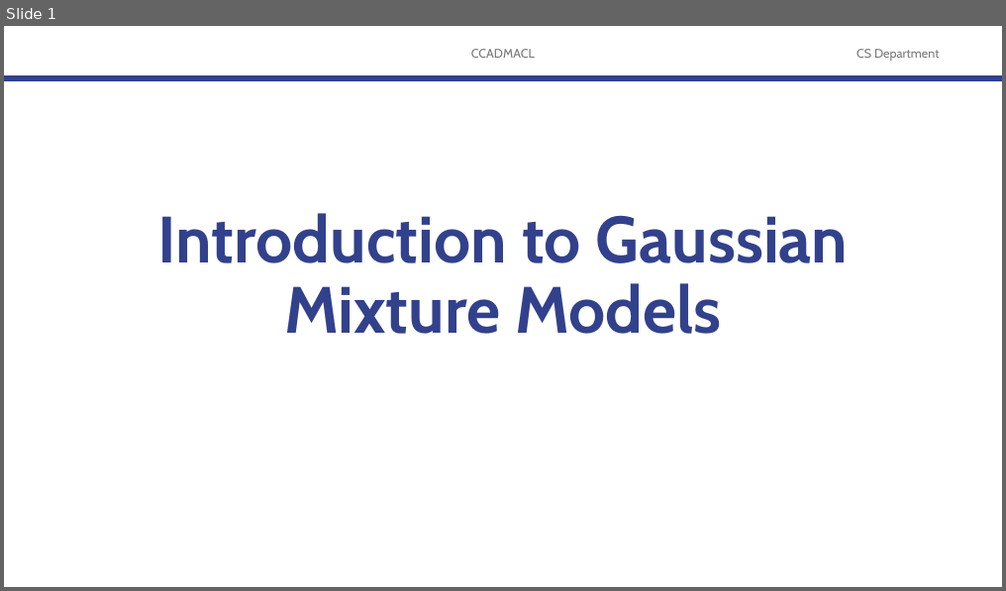
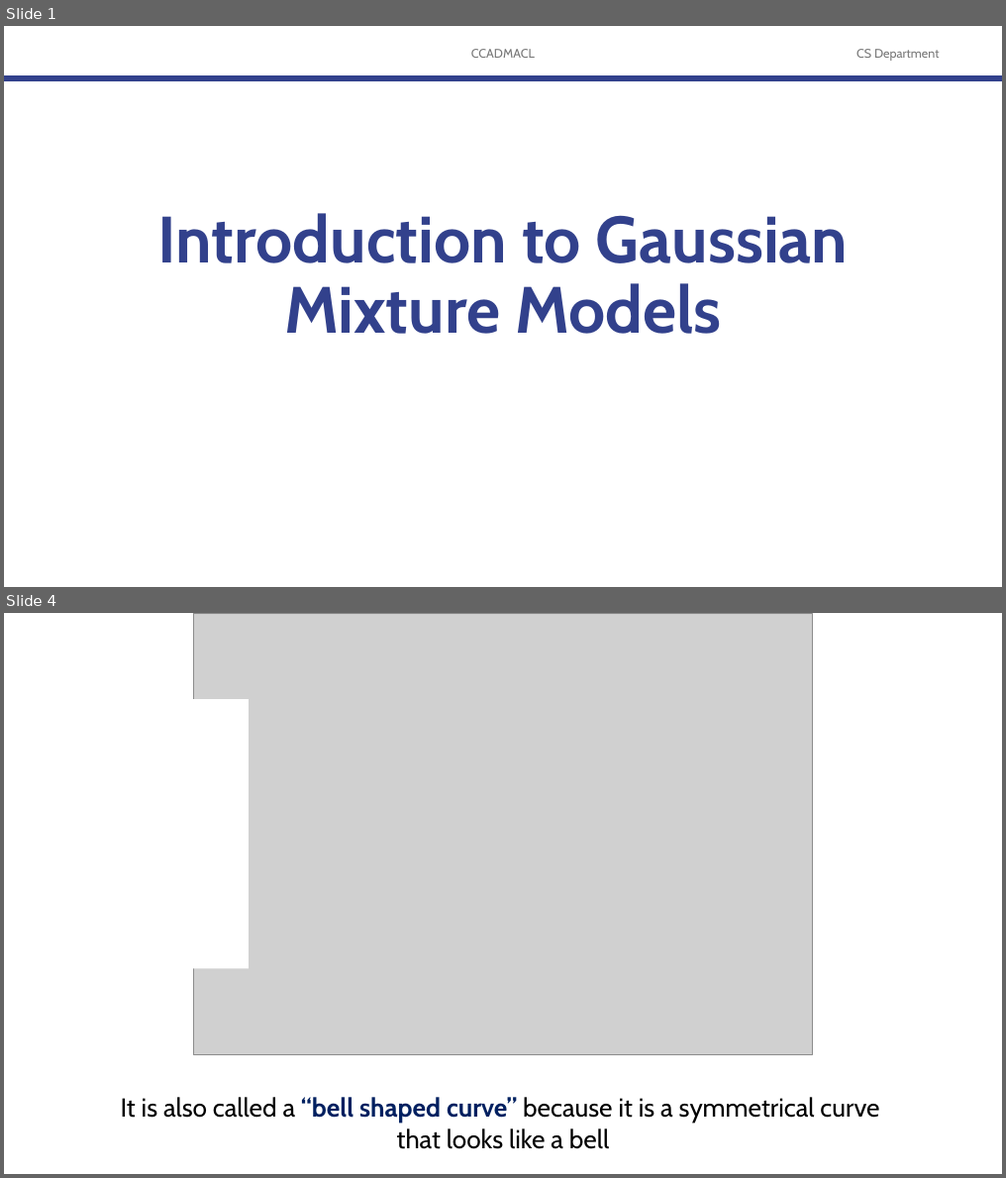
Before and after one commit to robitussin/CCADMACL, a slide deck: 8 - Gaussian Mixture Models/Introduction to Gaussian Mixture Models.pptx. Shown one above the other, each under a label of ours: slide 1 before the commit, slides 1 and 4 after it; the slides between them are not shown. The pictures are 1006x591 and 1006x1178 pixels, drawn with LibreOffice and Linux fonts; fonts in the diff are those of the drawing; grey boxes stand for pictures; background and template pictures are left out. Boxes give left, top, right and bottom in pixels: in the first picture for what was removed or moved away, otherwise in the second. Text is boxed around its words. In the diff, an @@ line names an element or a change of style, - is before the commit and + after.

```diff
--- a/8 - Gaussian Mixture Models/Introduction to Gaussian Mixture Models.pptx
+++ b/8 - Gaussian Mixture Models/Introduction to Gaussian Mixture Models.pptx
@@ slide 4 added at [4,613,1002,1174], background #FFFFFF @@
@@ picture added at [193,613,813,1056] @@
@@ rectangle added at [174,699,249,968], fill #FFFFFF @@
@@ text added at [121,1097,879,1150], 25 pt, text #000000 @@
+It is also called a “bell shaped curve” because it is a symmetrical curve
+that looks like a bell
```
Also in this commit, not shown: 3 slides changed, 45 other slides added, 1 other file.
